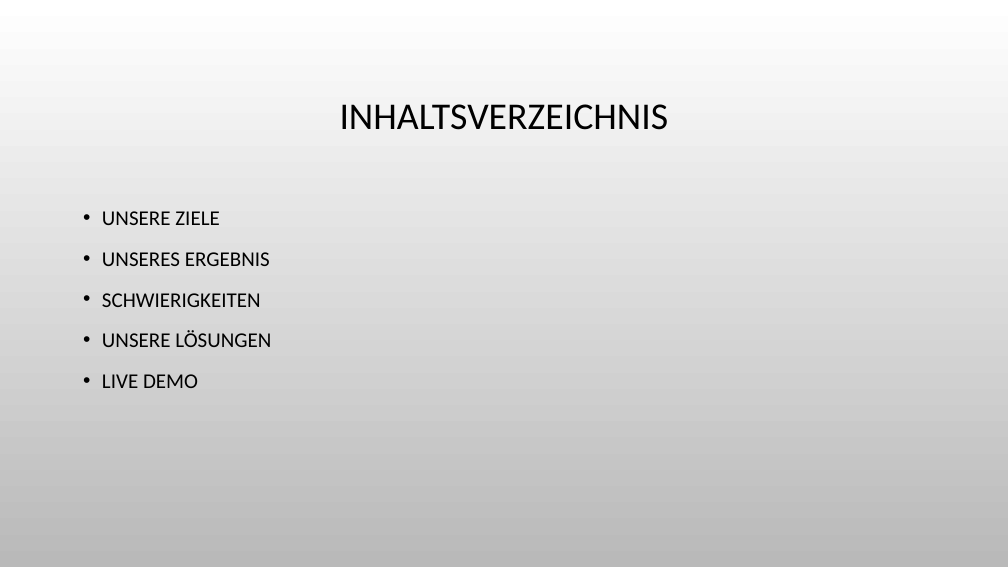
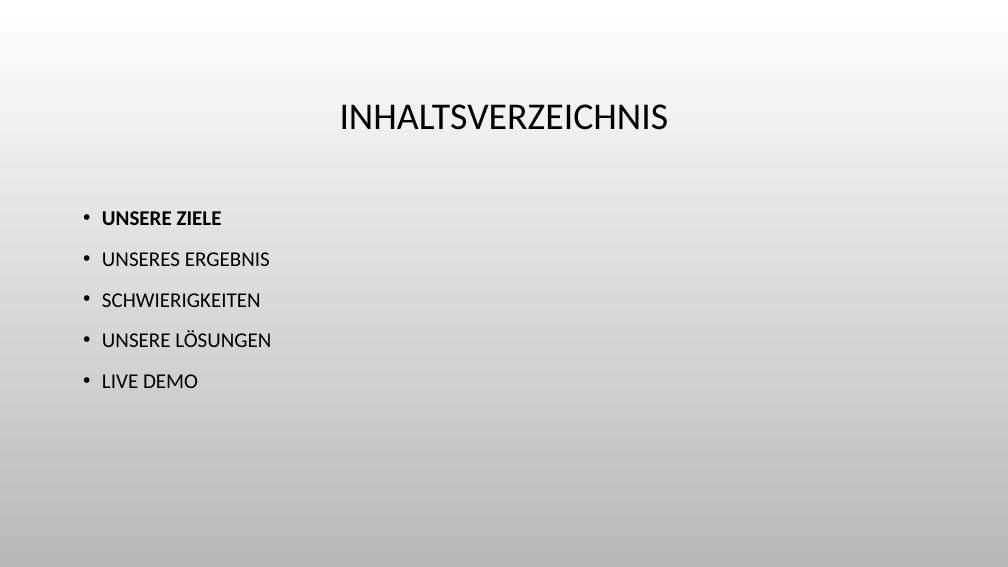
Before and after one commit to Leandro123321/uk335LD, a slide deck: slide 2 of ModulProjekt/Verkaufspräsentation.pptx. Drawn at 1008x567 pixels with LibreOffice and Linux fonts; fonts in the diff are those of the drawing; background and template pictures are left out. Boxes give left, top, right and bottom in pixels: in the first picture for what was removed or moved away, otherwise in the second. Text is boxed around its words. In the diff, an @@ line names an element or a change of style, - is before the commit and + after.

```diff
--- a/ModulProjekt/Verkaufspräsentation.pptx
+++ b/ModulProjekt/Verkaufspräsentation.pptx
@@ text at box(102, 211, 222, 225): bold on in "UNSERE ZIELE" @@
```
Also in this commit, not shown: 9 slides added, 9 other files.
